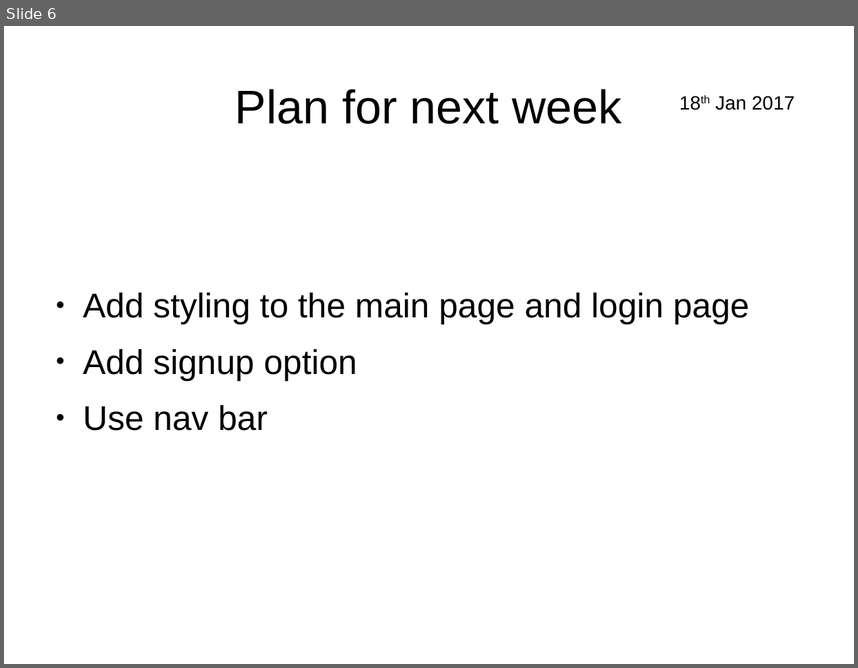
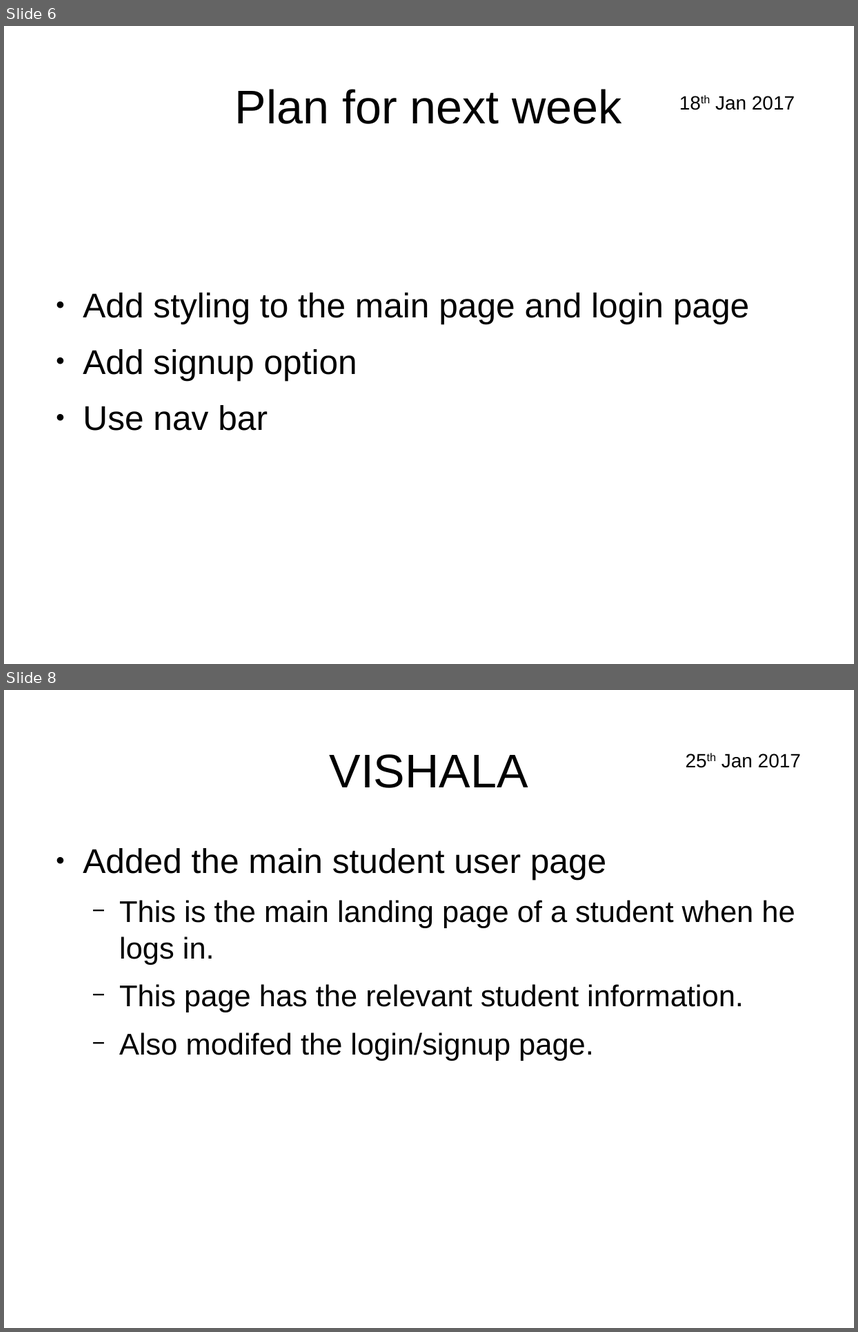
Before and after one commit to pandusonu2/WebTech, a slide deck: Presentation.odp. Shown one above the other, each under a label of ours: slide 6 before the commit, slides 6 and 8 after it; the slides between them are not shown. The pictures are 858x668 and 858x1332 pixels, drawn with LibreOffice and Linux fonts; fonts in the diff are those of the drawing. Boxes give left, top, right and bottom in pixels: in the first picture for what was removed or moved away, otherwise in the second. Text is boxed around its words. In the diff, an @@ line names an element or a change of style, - is before the commit and + after.

```diff
--- a/Presentation.odp
+++ b/Presentation.odp
@@ slide 8 added at bbox=[4, 690, 854, 1328], background #FFFFFF @@
@@ title added at bbox=[330, 754, 528, 788], 44 pt, text #000000 @@
+VISHALA
@@ text added at bbox=[722, 753, 801, 768], 18 pt, text #000000 @@
+25th Jan 2017
@@ text added at bbox=[83, 848, 795, 1061], 28 pt, text #000000 @@
+● Added the main student user page
+  − This is the main landing page of a student when he logs in.
+  − This page has the relevant student information.
+  − Also modifed the login/signup page.
```
Also in this commit, not shown: 4 other slides added, 4 other files.
